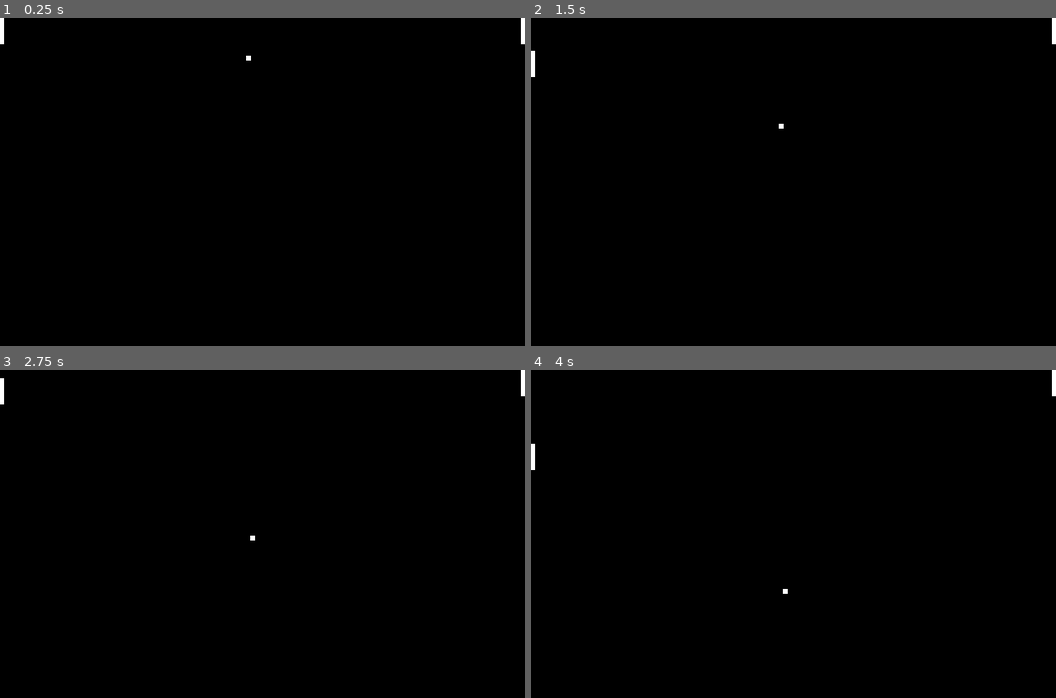
Above: before the commit, frames 1-4 (two rows, left to right).
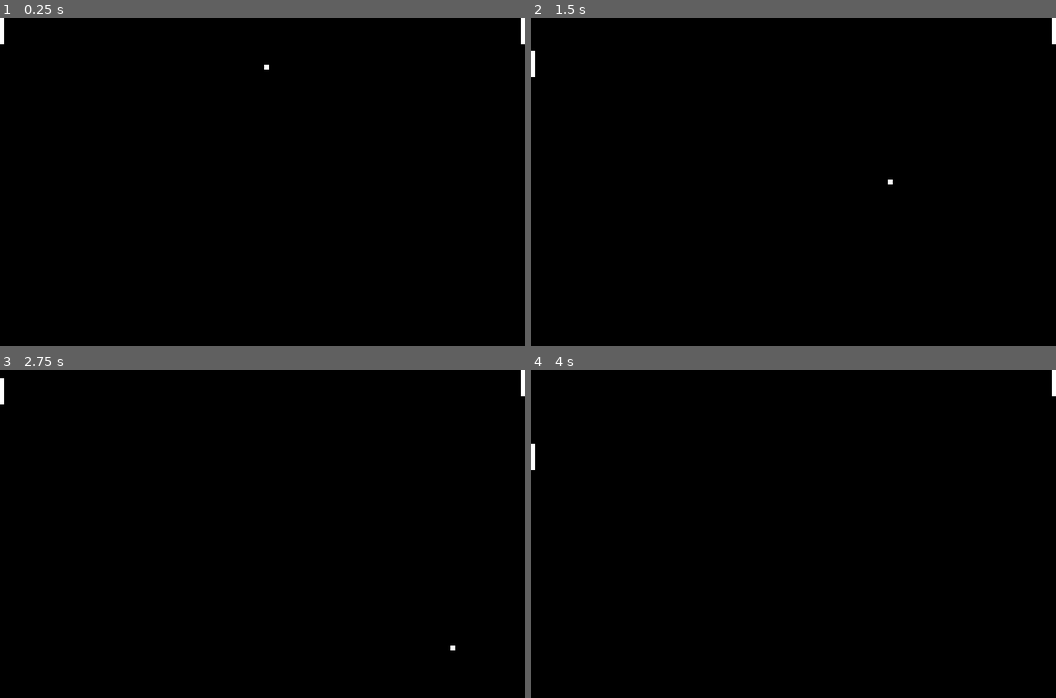
Above: after the commit, the same moments.

Repository: phpires/pong
Game: Godot game, scene res://board.tscn
The game is run twice, just before and just after one commit, with the same random seed, the same clock (stepped at 60 frames per second) and the same inputs.
Inputs:
- Up to frame 1 (0.25 s): no input
- Up to frame 2 (1.5 s): hold W (move_up_player_one) 0.53-1.28 s; hold S (move_down_player_one) from 1.28 s (still down)
- Up to frame 3 (2.75 s): release S (move_down_player_one) at 2.03 s; hold W (move_up_player_one) from 2.03 s (still down)
- Up to frame 4 (4 s): tap Enter at 2.75 s; tap Space at 3.5 s; release W (move_up_player_one) at 3.53 s; hold S (move_down_player_one) from 3.53 s (still down)

The runs differ from the first frame. In frame 1, less than 0.1% of the frame differs, in the area x 46-52%, y 11-16%; in frame 2, less than 0.1%; in frame 3, less than 0.1%; in frame 4, less than 0.1%.

Commit message:
Ball: CharacterBody2D
changed ball to be a character body 2d

Diff:
--- a/ball.gd
+++ b/ball.gd
@@ -1,4 +1,4 @@
-extends RigidBody2D
+extends CharacterBody2D
 
 @export var force_magnitude: int
 
@@ -8,8 +8,8 @@
 
 func apply_collision(plane_normal: Vector2) -> void:
 	var unit_normal = plane_normal.normalized()
-	var colision_angle = PI - 2 * linear_velocity.angle_to(unit_normal)
-	linear_velocity = Vector2(cos(colision_angle), sin(colision_angle))
+	#var colision_angle = PI - 2 * linear_velocity.angle_to(unit_normal)
+	#linear_velocity = Vector2(cos(colision_angle), sin(colision_angle))
 
 func get_positive_or_negative():
 	var rng_result = rng.randf_range(-1,1)
@@ -18,15 +18,12 @@
 	return -1
 
 func _ready() -> void:
-	var rng_x = rng.randf_range(0,120)
-	var rng_y = rng.randf_range(0,120)
+	var rng_x = rng.randf_range(90,120)
+	var rng_y = rng.randf_range(90,120)
 	var x_vector_sign = get_positive_or_negative()
 	var y_vector_sign = get_positive_or_negative()
-	force = Vector2(x_vector_sign * rng_x, y_vector_sign * rng_y)
-	print("force: " + str(force))
-	print("force magnitude: " + str(force_magnitude))
-	apply_force(force_magnitude * force)
+	velocity = Vector2(x_vector_sign*rng_x, y_vector_sign*rng_y)
+	#apply_force(force_magnitude * force)
 
 func _physics_process(delta: float) -> void:
-
-	pass
+	position += velocity * delta
--- a/ball.tscn
+++ b/ball.tscn
@@ -6,8 +6,7 @@
 [sub_resource type="RectangleShape2D" id="RectangleShape2D_cbx31"]
 size = Vector2(6, 6)
 
-[node name="ball" type="RigidBody2D"]
-gravity_scale = 0.0
+[node name="ball" type="CharacterBody2D"]
 script = ExtResource("1_41u45")
 
 [node name="CollisionShape2D" type="CollisionShape2D" parent="."]
